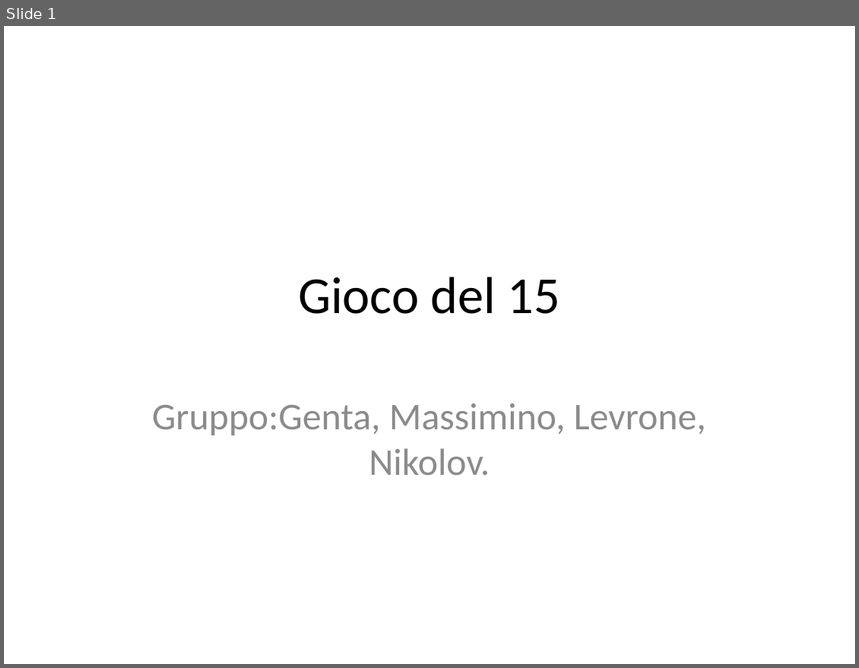
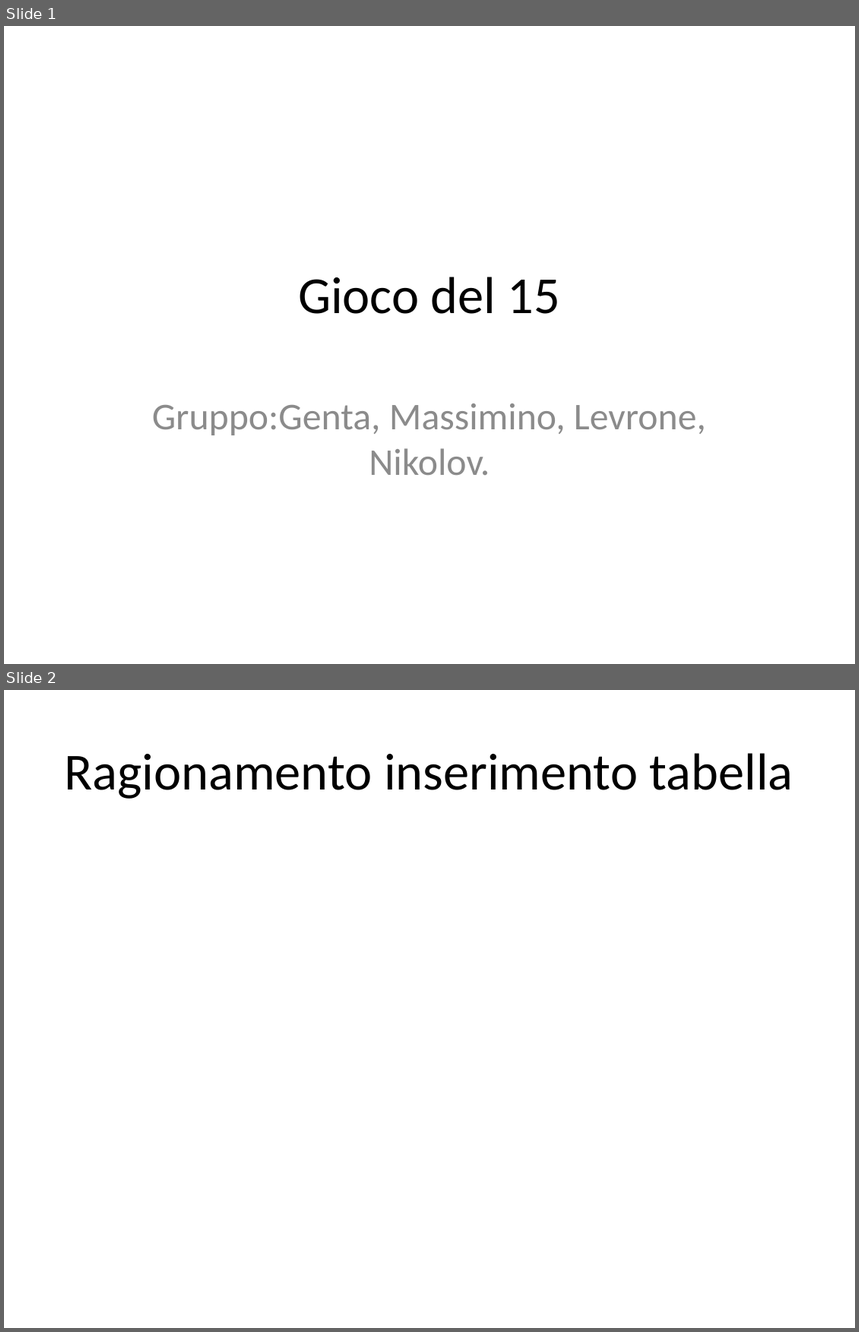
Before and after one commit to danielegenta/ProjectTPSI, a slide deck: Presentazione.pptx. Shown one above the other, each under a label of ours: slide 1 before the commit, slides 1 and 2 after it. The pictures are 859x668 and 859x1332 pixels, drawn with LibreOffice and Linux fonts; fonts in the diff are those of the drawing. Boxes give left, top, right and bottom in pixels: in the first picture for what was removed or moved away, otherwise in the second. Text is boxed around its words. In the diff, an @@ line names an element or a change of style, - is before the commit and + after.

```diff
--- a/Presentazione.pptx
+++ b/Presentazione.pptx
@@ slide 2 added at box(4, 690, 855, 1328), background #FFFFFF @@
@@ title added at box(65, 753, 794, 799), 44 pt, text #000000 @@
+Ragionamento inserimento tabella
```
Also in this commit, not shown: 4 other slides added.
